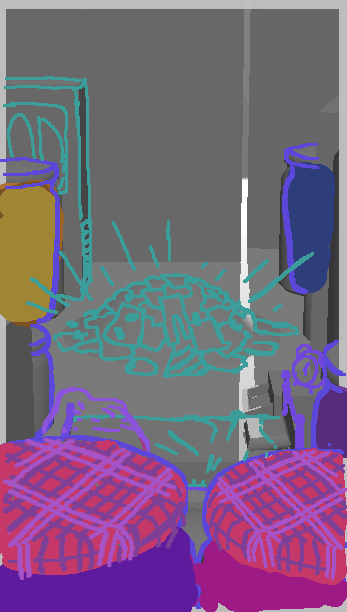
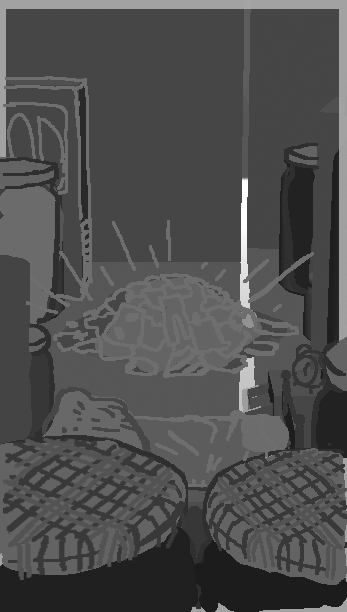
Layer changes from the first 347x612 image to the second:
hid "Color Fill 1" over [0, 0, 347, 612]
showed "Layer 5" over [0, 0, 347, 612]
added layer "Clothes colour" above "Duvet" over [58, 277, 287, 375]
painted on "Jam" over [90, 538, 347, 612]
painted on "Layer 4" over [0, 145, 347, 450]
added layer "Layer 7" above "Layer 1" over [135, 416, 289, 556]
